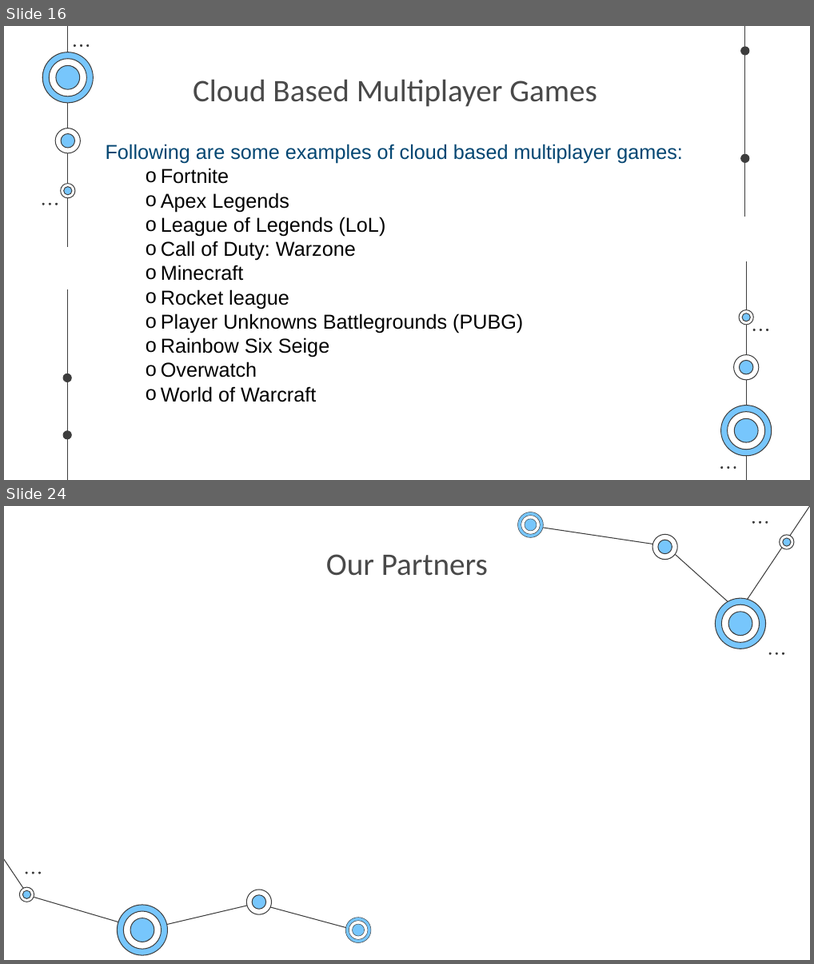
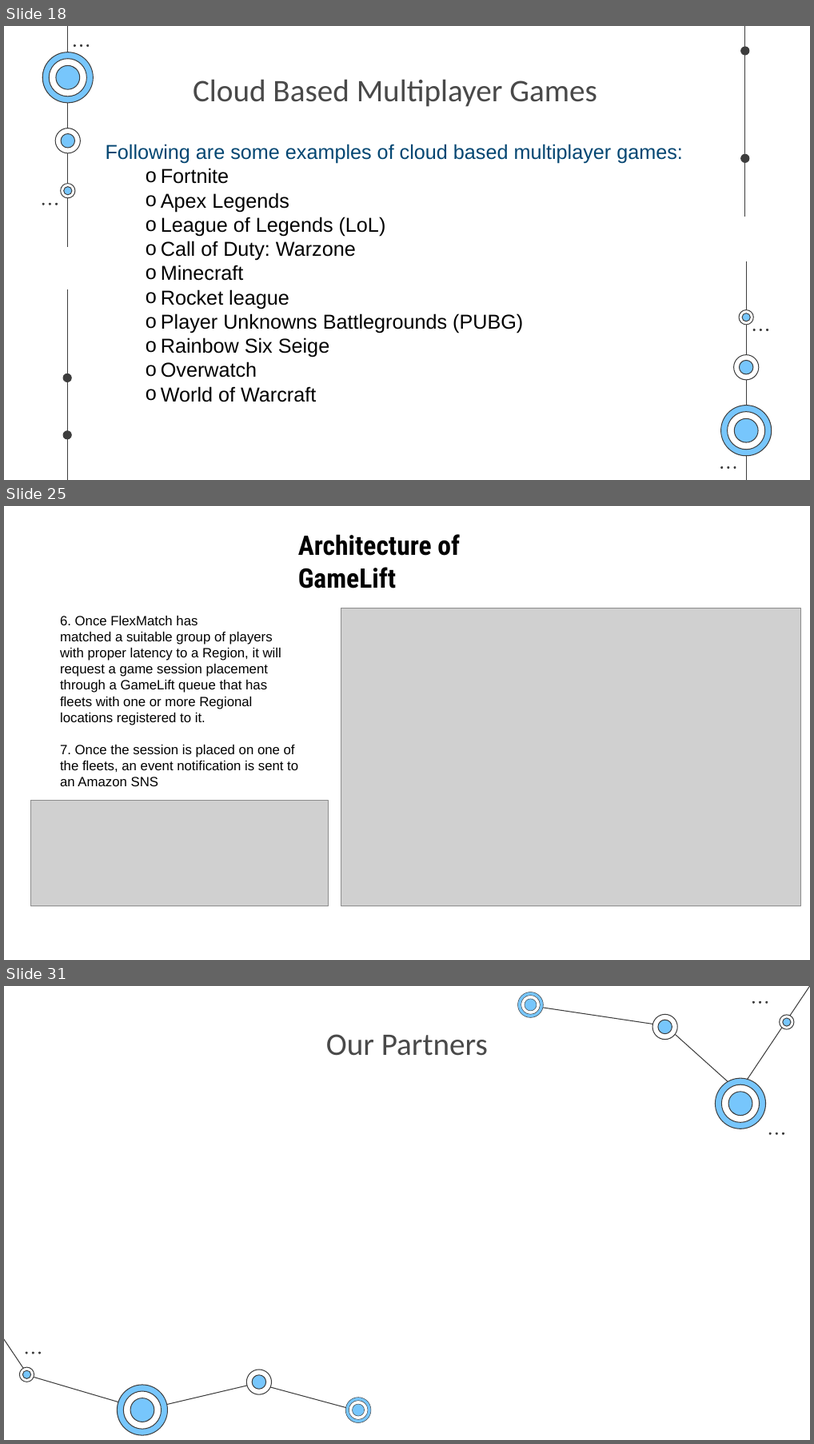
Before and after one commit to SaurabhYadav388/misc_works, a slide deck: Cloud_PPT/Shosau.pptx. Shown one above the other, each under a label of ours: slides 16 and 24 before the commit, slides 18, 25 and 31 after it; the slides between them are not shown. The pictures are 814x964 and 814x1444 pixels, drawn with LibreOffice and Linux fonts; fonts in the diff are those of the drawing; grey boxes stand for pictures. Boxes give left, top, right and bottom in pixels: in the first picture for what was removed or moved away, otherwise in the second. Text is boxed around its words. In the diff, an @@ line names an element or a change of style, - is before the commit and + after.

```diff
--- a/Cloud_PPT/Shosau.pptx
+++ b/Cloud_PPT/Shosau.pptx
@@ slide 25 added at (4,506,810,960), background #FFFFFF @@
@@ text added at (298,534,460,588), 24 pt, text #000000, bold @@
+Architecture of GameLift
@@ text added at (60,616,298,786), 12 pt, text #000000 @@
+6. Once FlexMatch has matched a suitable group of players with proper latency to a Region, it will request a game session placement through a GameLift queue that has fleets with one or more Regional locations registered to it.
+7. Once the session is placed on one of the fleets, an event notification is sent to an Amazon SNS
@@ picture added at (341,608,802,906) @@
@@ picture added at (30,800,328,905) @@
@@ what was slide 16 is now slide 18 @@
@@ what was slide 24 is now slide 31 @@
```
Also in this commit, not shown: 3 slides changed, 12 other slides added, 6 slides removed, 1 other file.
